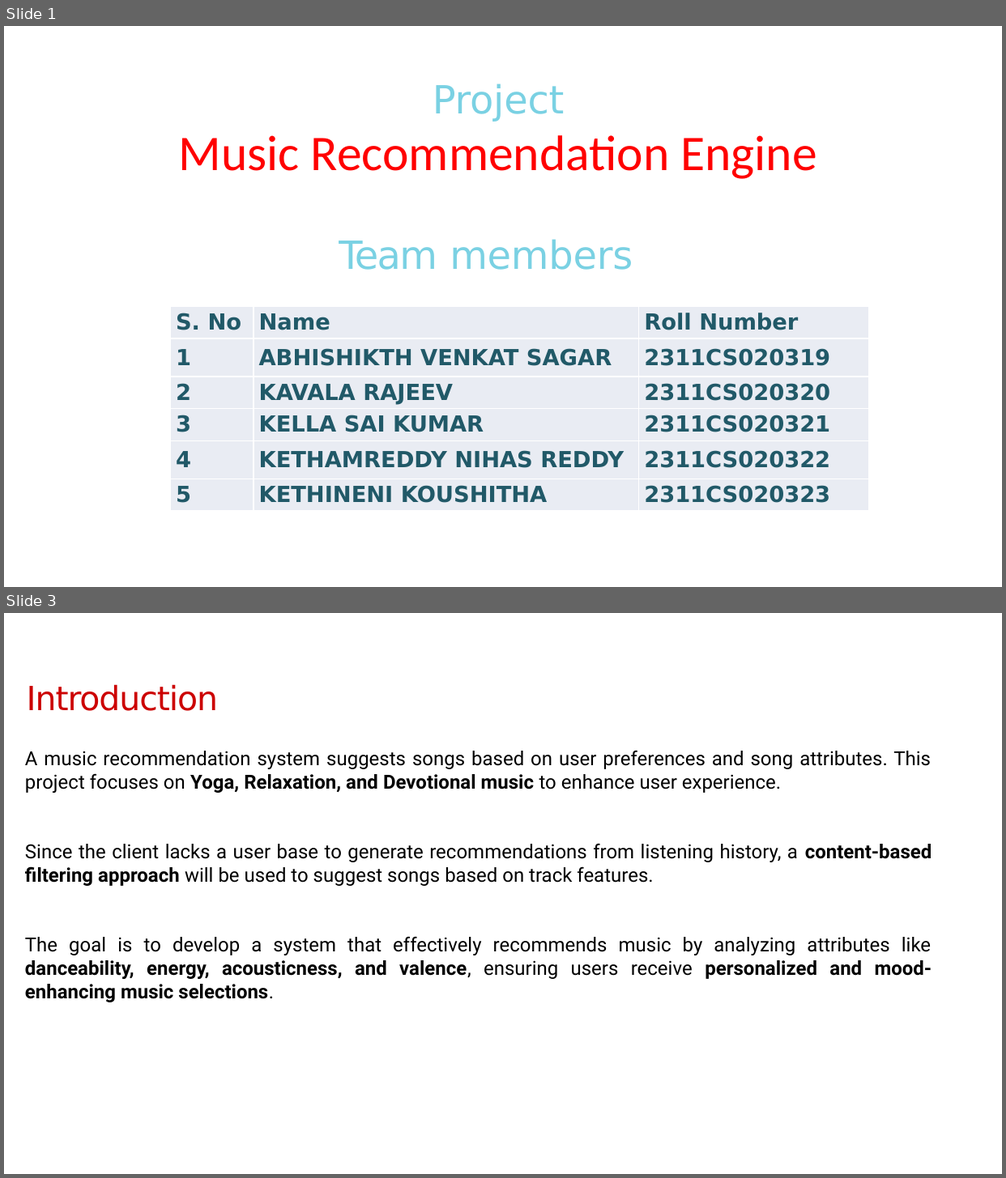
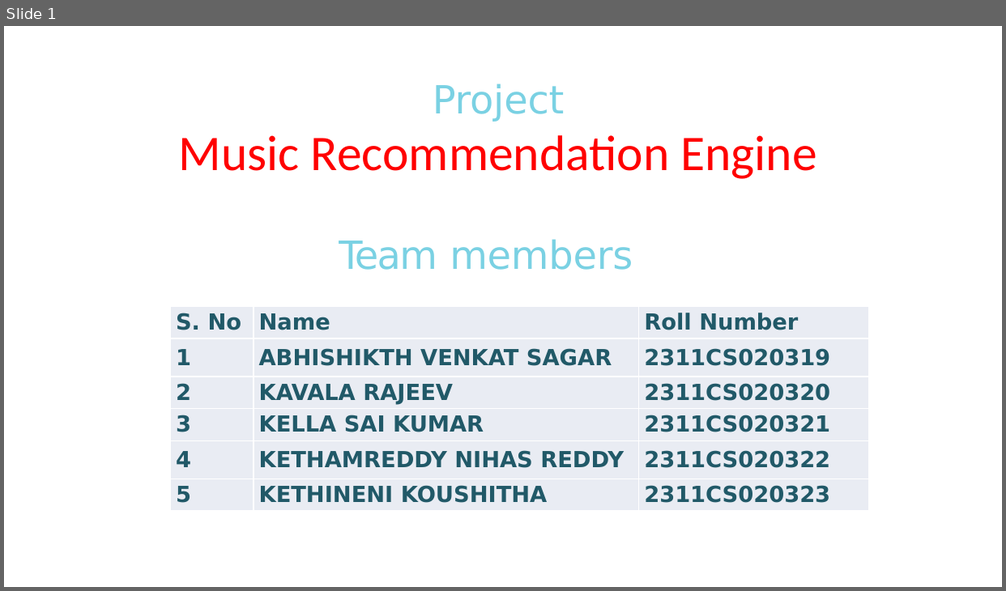
Before and after one commit to Rajeevkavala/Application-Development, a slide deck: Project/Music_Recommendation_Review-1.pptx. Shown one above the other, each under a label of ours: slides 1 and 3 before the commit, slide 1 after it; the slides between them are not shown. The pictures are 1006x1178 and 1006x591 pixels, drawn with LibreOffice and Linux fonts; fonts in the diff are those of the drawing; background and template pictures are left out. Boxes give left, top, right and bottom in pixels: in the first picture for what was removed or moved away, otherwise in the second. Text is boxed around its words. In the diff, an @@ line names an element or a change of style, - is before the commit and + after.

```diff
--- a/Project/Music_Recommendation_Review-1.pptx
+++ b/Project/Music_Recommendation_Review-1.pptx
@@ slide 3 removed at [4,613,1002,1174], background #FFFFFF @@
@@ title removed at [27,684,218,711] @@
-Introduction
@@ text removed at [25,750,932,1003] @@
-A music recommendation system suggests songs based on user preferences and song attributes. This project focuses on Yoga, Relaxation, and Devotional music to enhance user experience.
-Since the client lacks a user base to generate recommendations from listening history, a content-based filtering approach will be used to suggest songs based on track features.
-The goal is to develop a system that effectively recommends music by analyzing attributes like danceability, energy, acousticness, and valence, ensuring users receive personalized and mood-enhancing music selections.
```
Also in this commit, not shown: 3 slides changed, 7 slides added, 2 other slides removed, 5 other files.
